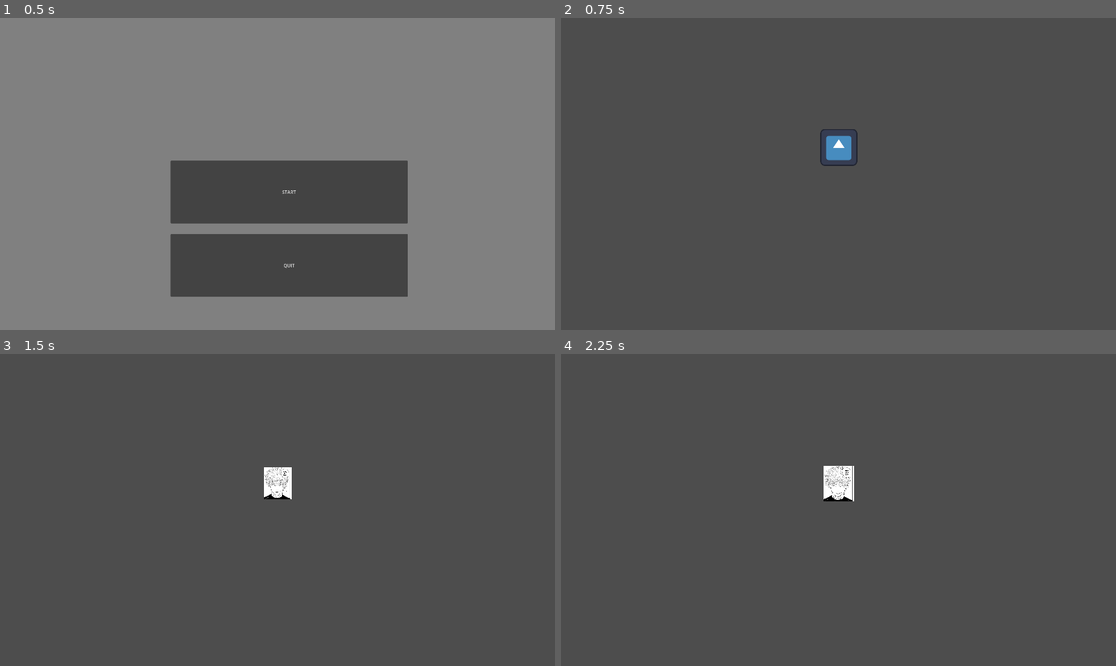
Above: before the commit, frames 1-4 (two rows, left to right).
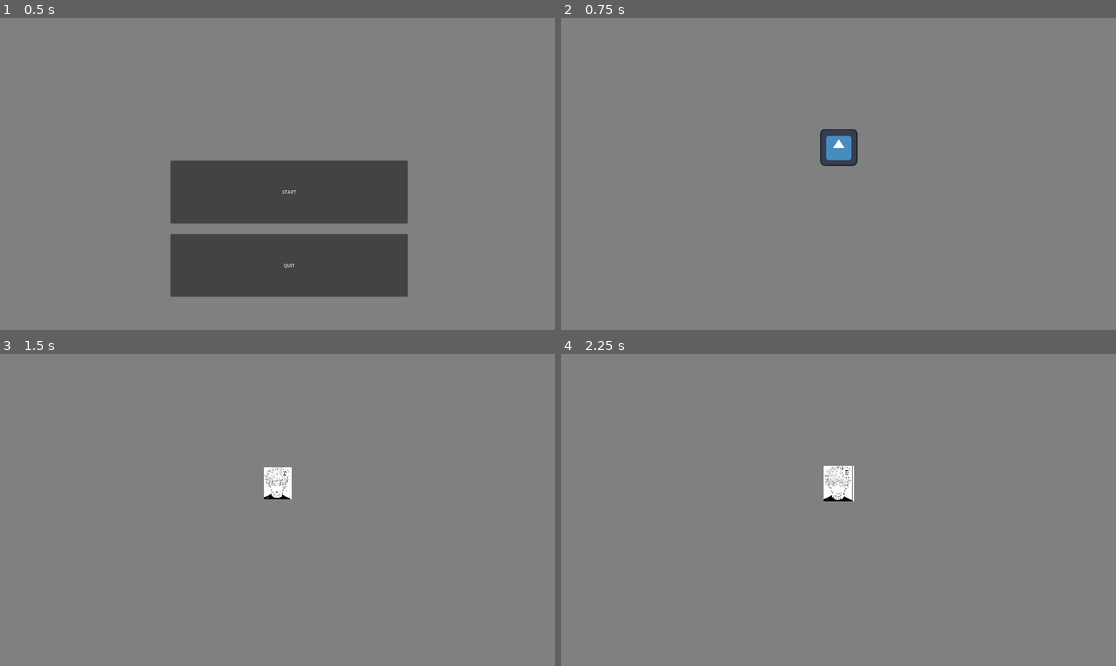
Above: after the commit, the same moments.

Repository: CrazyKamel/bbqJam
Game: Godot game, scene res://src/main.tscn
Two runs of this game, one before a commit and one after it. Both use one fixed random seed, a clock stepped at 60 frames per second and the inputs below. The engine's default icon, where the game draws it, is replaced by a stand-in: a white triangle on a blue panel in a dark square.
Inputs:
- Up to frame 1 (0.5 s): no input
- Up to frame 2 (0.75 s): click "START" at 0.5 s
- Up to frame 3 (1.5 s): tap Enter at 1.25 s; hold Space (space) from 1.28 s (still down)
- Up to frame 4 (2.25 s): release Space (space) at 2.03 s; tap Tab at 2.1 s

Frame 1 is identical in both runs. In frame 2, 99% of the frame differs, in the area x 0-100%, y 0-100%; in frame 3, 99%; in frame 4, 99%.

Commit message:
change type of confirmQuit as a canvasLayer instead of a control

Diff:
--- a/src/ConfirmQuit/confirmQuit.gd
+++ b/src/ConfirmQuit/confirmQuit.gd
@@ -1,4 +1,4 @@
-extends Control
+extends CanvasLayer
 
 
 # Called when the node enters the scene tree for the first time.
--- a/src/ConfirmQuit/confirmQuit.tscn
+++ b/src/ConfirmQuit/confirmQuit.tscn
@@ -2,38 +2,52 @@
 
 [ext_resource type="Script" path="res://src/ConfirmQuit/confirmQuit.gd" id="1_mw81b"]
 
-[node name="ConfirmQuit" type="Control"]
-layout_mode = 3
-anchors_preset = 0
-offset_left = 967.0
-offset_top = 625.0
-offset_right = 967.0
-offset_bottom = 625.0
+[node name="ConfirmQuit" type="CanvasLayer"]
+offset = Vector2(960, 540)
+transform = Transform2D(1, 0, 0, 1, 960, 540)
 script = ExtResource("1_mw81b")
 
 [node name="YesButton" type="Button" parent="."]
-layout_mode = 0
-offset_left = -246.0
-offset_top = 18.0
-offset_right = -46.0
-offset_bottom = 143.0
+anchors_preset = 8
+anchor_left = 0.5
+anchor_top = 0.5
+anchor_right = 0.5
+anchor_bottom = 0.5
+offset_left = -1262.0
+offset_top = -613.0
+offset_right = -1062.0
+offset_bottom = -488.0
+grow_horizontal = 2
+grow_vertical = 2
 text = "YES"
 
 [node name="NoButton" type="Button" parent="."]
-layout_mode = 0
-offset_left = 78.0
-offset_top = 18.0
-offset_right = 278.0
-offset_bottom = 143.0
+anchors_preset = 8
+anchor_left = 0.5
+anchor_top = 0.5
+anchor_right = 0.5
+anchor_bottom = 0.5
+offset_left = -812.0
+offset_top = -606.0
+offset_right = -612.0
+offset_bottom = -481.0
+grow_horizontal = 2
+grow_vertical = 2
 text = "NO
 "
 
 [node name="Label" type="Label" parent="."]
-layout_mode = 0
-offset_left = -359.0
-offset_top = -105.0
-offset_right = -161.0
-offset_bottom = -78.0
+anchors_preset = 8
+anchor_left = 0.5
+anchor_top = 0.5
+anchor_right = 0.5
+anchor_bottom = 0.5
+offset_left = -1303.0
+offset_top = -718.0
+offset_right = -1105.0
+offset_bottom = -691.0
+grow_horizontal = 2
+grow_vertical = 2
 scale = Vector2(3.835, 3.835)
 text = "DO YOU WANT TO QUIT ?"
 
--- a/src/OpenSpace/openSpace.tscn
+++ b/src/OpenSpace/openSpace.tscn
@@ -1,18 +1,24 @@
-[gd_scene load_steps=5 format=3 uid="uid://brs6u78mwggbp"]
+[gd_scene load_steps=6 format=3 uid="uid://brs6u78mwggbp"]
 
 [ext_resource type="Script" path="res://src/OpenSpace/openSpace.gd" id="1_u6x1y"]
 [ext_resource type="PackedScene" uid="uid://bjm1hhd336cw0" path="res://src/Collegue/collegue.tscn" id="2_k6vcc"]
 [ext_resource type="PackedScene" uid="uid://d15n6o6bdmmq2" path="res://src/Computer/computer.tscn" id="3_5jiol"]
 [ext_resource type="Script" path="res://src/OpenSpace/Camera2D.gd" id="4_kgnmf"]
+[ext_resource type="Texture2D" uid="uid://b08bniekywvi4" path="res://media/grey-background.jpg" id="5_hbscr"]
 
 [node name="Node2D" type="Node2D"]
 script = ExtResource("1_u6x1y")
 collegue = ExtResource("2_k6vcc")
 
-[node name="Computer" parent="." instance=ExtResource("3_5jiol")]
-position = Vector2(961, 448)
-
 [node name="Camera2D" type="Camera2D" parent="." node_paths=PackedStringArray("target")]
 position = Vector2(960, 540)
 script = ExtResource("4_kgnmf")
 target = NodePath("../Computer")
+
+[node name="Computer" parent="." instance=ExtResource("3_5jiol")]
+position = Vector2(961, 448)
+
+[node name="Sprite2D" type="Sprite2D" parent="."]
+show_behind_parent = true
+texture = ExtResource("5_hbscr")
+centered = false
